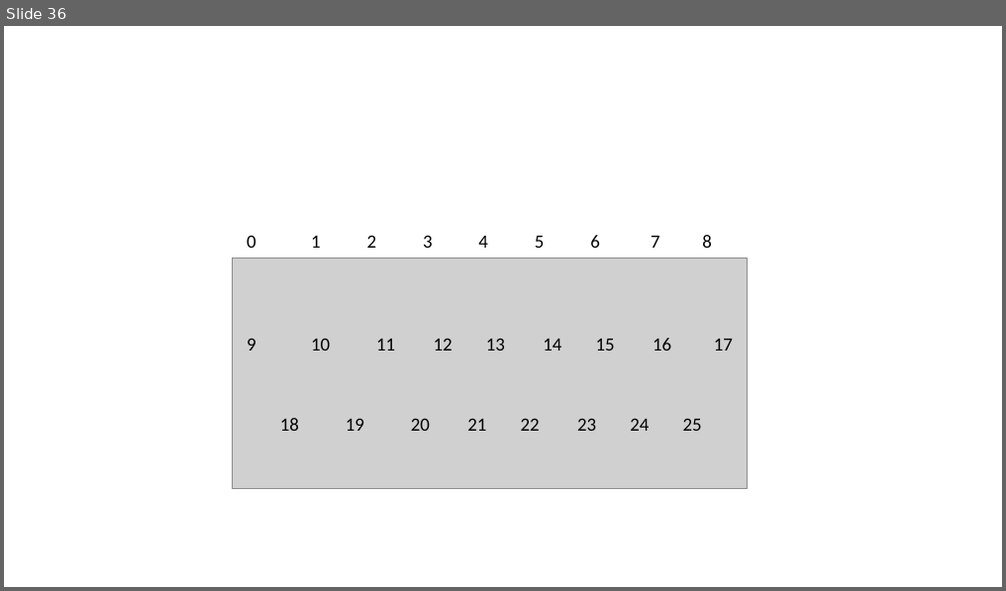
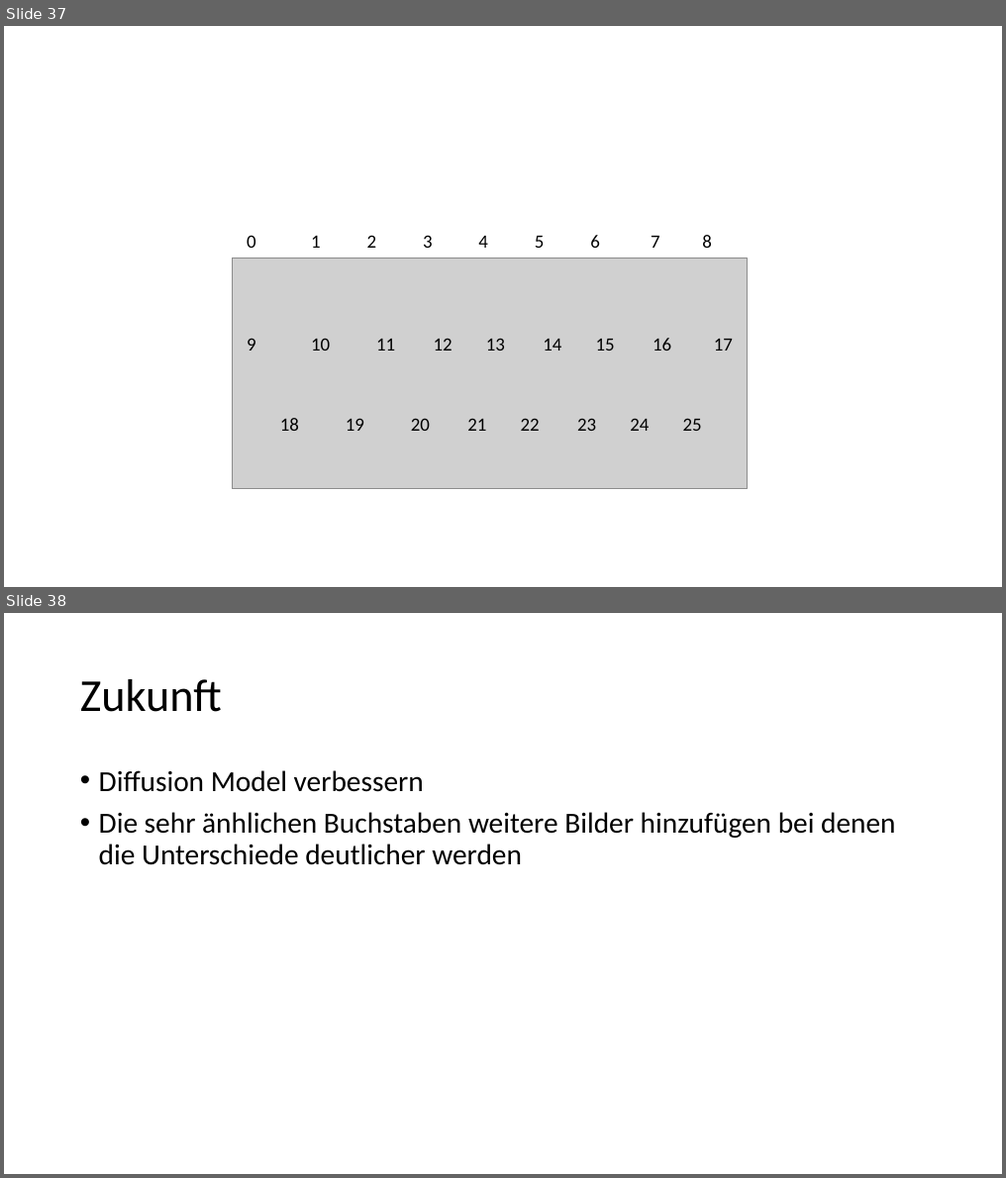
Before and after one commit to ChiaraPerocco/ADL-Project, a slide deck: Präsentation1 (3).pptx. Shown one above the other, each under a label of ours: slide 36 before the commit, slides 37 and 38 after it. The pictures are 1006x591 and 1006x1178 pixels, drawn with LibreOffice and Linux fonts; fonts in the diff are those of the drawing; grey boxes stand for pictures. Boxes give left, top, right and bottom in pixels: in the first picture for what was removed or moved away, otherwise in the second. Text is boxed around its words. In the diff, an @@ line names an element or a change of style, - is before the commit and + after.

Commit message:
presentation

```diff
--- a/Präsentation1 (3).pptx
+++ b/Präsentation1 (3).pptx
@@ slide 38 added at box(4, 613, 1002, 1174), background #FFFFFF @@
@@ title added at box(80, 679, 222, 712), 44 pt, text #000000 @@
+Zukunft
@@ text added at box(99, 770, 895, 865), 28 pt, text #000000 @@
+• Diffusion Model verbessern
+• Die sehr änhlichen Buchstaben weitere Bilder hinzufügen bei denen die Unterschiede deutlicher werden
@@ what was slide 36 is now slide 37 @@
```
Also in this commit, not shown: 1 other slide added, 3 other files.
